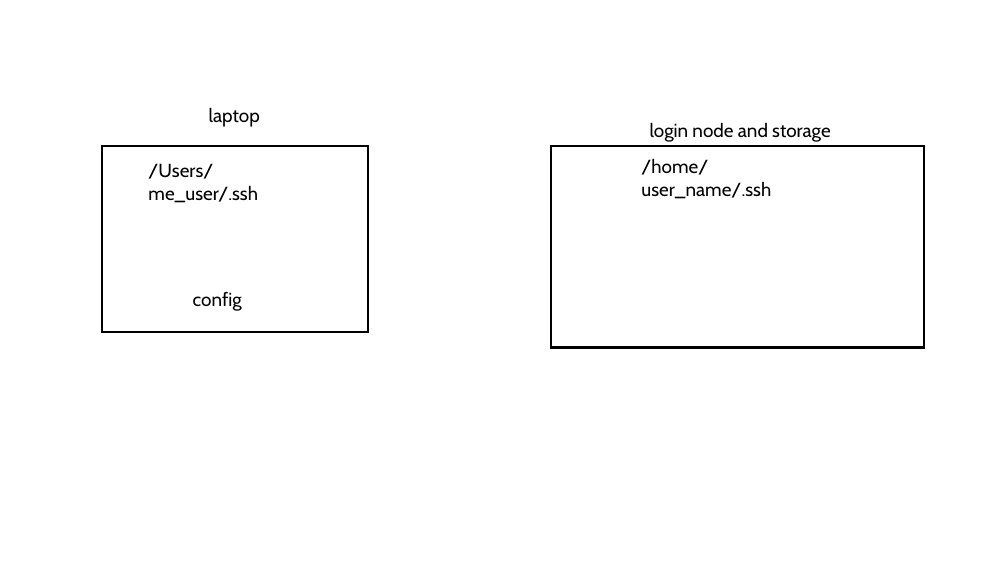
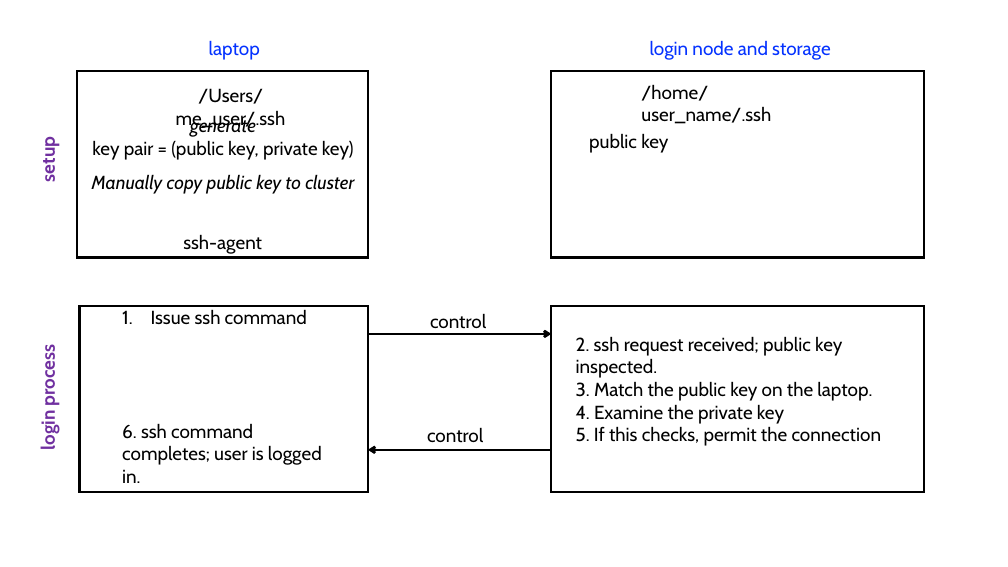
Before and after one commit to AdvancedResearchComputing/Workshops, a slide deck: slide 1 of ssh-keys/figures/solution-overview-v01.pptx. Drawn at 1008x567 pixels with LibreOffice and Linux fonts; fonts in the diff are those of the drawing. Boxes give left, top, right and bottom in pixels: in the first picture for what was removed or moved away, otherwise in the second. Text is boxed around its words. In the diff, an @@ line names an element or a change of style, - is before the commit and + after.

```diff
--- a/ssh-keys/figures/solution-overview-v01.pptx
+++ b/ssh-keys/figures/solution-overview-v01.pptx
@@ text "laptop": place and size @@
-text "laptop" at [209,107,260,127]
+text "laptop" at [209,40,260,60]
@@ text "laptop" at [209,40,260,60]: text colour #000000 to #0432FF @@
@@ text "login node and storage" at [650,40,831,60]: text colour #000000 to #0432FF @@
@@ text "login node and storage": place and size @@
-text "login node and storage" at [650,122,831,142]
+text "login node and storage" at [650,40,831,60]
@@ rectangle: place and size @@
-rectangle at [102,146,368,332]
+rectangle at [77,71,368,257]
@@ text "/Users/me_user/.ssh": place and size @@
-text "/Users/me_user/.ssh" at [148,163,258,203]
+text "/Users/me_user/.ssh" at [176,88,286,130]
@@ text "/Users/me_user/.ssh" at [176,88,286,130]: alignment left to centre @@
@@ rectangle: place and size @@
-rectangle at [551,146,924,348]
+rectangle at [551,71,924,257]
@@ text "/home/user_name/.ssh": place and size @@
-text "/home/user_name/.ssh" at [641,158,771,199]
+text "/home/user_name/.ssh" at [641,84,771,124]
@@ text added at [92,116,354,160], 18 pt, text #000000 @@
+generate
+key pair = (public key, private key)
@@ text added at [37,141,60,181], 18 pt, text #7030A0, bold @@
+setup
@@ text added at [589,133,668,153], 18 pt, text #000000 @@
+public key
@@ text added at [92,174,354,194], 18 pt, text #000000, italic @@
+Manually copy public key to cluster
@@ text added at [183,234,262,254], 18 pt, text #000000 @@
+ssh-agent
@@ text removed at [193,292,242,311] @@
-config
@@ rectangle added at [79,306,368,492], outline #000000 2.25 pt @@
@@ text added at [122,309,322,483], 18 pt, text #000000 @@
+1. Issue ssh command
+6. ssh command completes; user is logged in.
@@ text added at [430,313,486,329], 18 pt, text #000000 @@
+control
@@ rectangle added at [551,306,924,492], outline #000000 2.25 pt @@
@@ text added at [37,350,60,449], 18 pt, text #7030A0, bold @@
+login process
@@ arrow added from (368, 334) to (551, 334), #000000 2.25 pt @@
@@ text added at [576,336,882,446], 18 pt, text #000000 @@
+2. ssh request received; public key inspected.
+3. Match the public key on the laptop.
+4. Examine the private key
+5. If this checks, permit the connection
@@ text added at [427,427,483,443], 18 pt, text #000000 @@
+control
@@ arrow added from (551, 450) to (368, 450), #000000 2.25 pt @@
```
Also in this commit, not shown: 1 other file.
